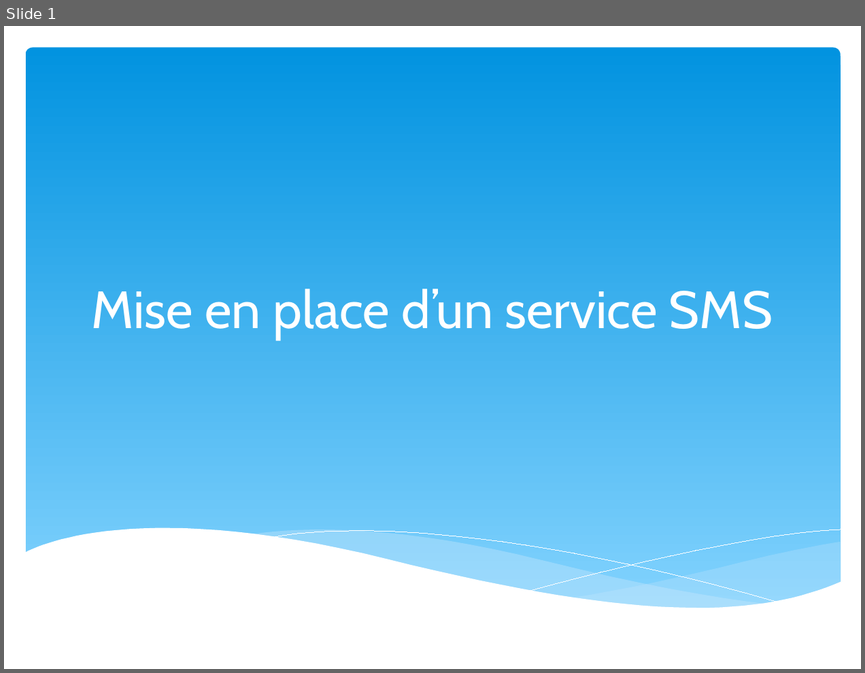
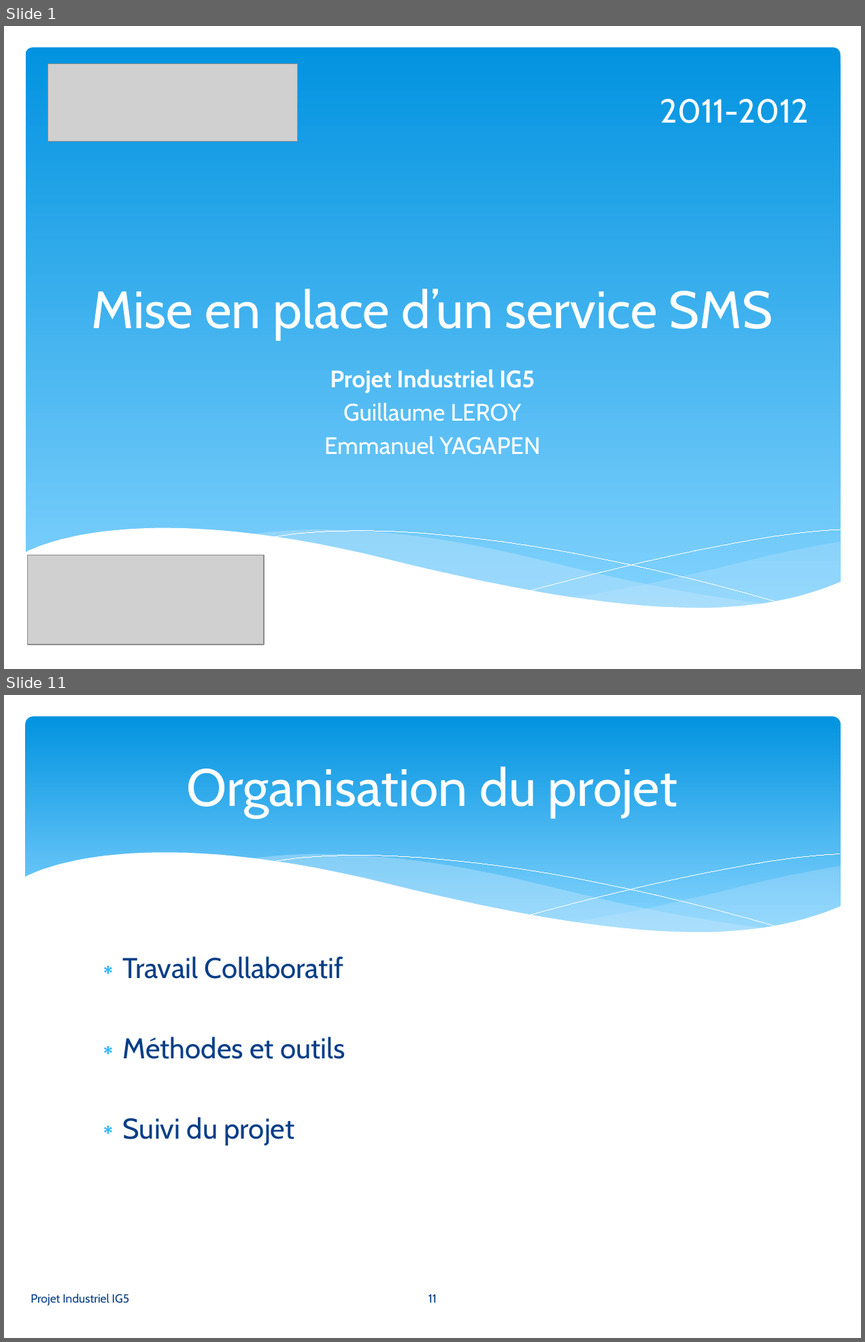
Before and after one commit to gyagapen/Synox, a slide deck: Docs/Powerpoint/Presentation_synox_v1.pptx. Shown one above the other, each under a label of ours: slide 1 before the commit, slides 1 and 11 after it; the slides between them are not shown. The pictures are 865x673 and 865x1342 pixels, drawn with LibreOffice and Linux fonts; fonts in the diff are those of the drawing; grey boxes stand for pictures. Boxes give left, top, right and bottom in pixels: in the first picture for what was removed or moved away, otherwise in the second. Text is boxed around its words. In the diff, an @@ line names an element or a change of style, - is before the commit and + after.

```diff
--- a/Docs/Powerpoint/Presentation_synox_v1.pptx
+++ b/Docs/Powerpoint/Presentation_synox_v1.pptx
@@ slide 11 added at [4, 695, 861, 1338], background #FFFFFF @@
@@ rounded rectangle added at [26, 717, 840, 948], fill gradient #0293E0 to #83D3FE @@
@@ title added at [187, 766, 678, 817], 44 pt, text #FFFFFF @@
+Organisation du projet
@@ group added at [24, 853, 841, 977]: 5 freeform shapes @@
@@ text added at [123, 956, 345, 1145], 24 pt, text #073E87 @@
+∗ Travail Collaboratif
+∗ Méthodes et outils
+∗ Suivi du projet
@@ text added at [31, 1293, 130, 1305], 10 pt, text #073E87 @@
+Projet Industriel IG5
@@ page number added at [428, 1293, 436, 1302], 10 pt, text #073E87 @@
+11
@@ slide 1 changed as well @@
@@ picture added at [48, 63, 297, 142] @@
@@ text added at [660, 99, 808, 123], 28 pt, text #FFFFFF @@
+2011-2012
@@ subtitle added at [324, 369, 541, 454], 20 pt, text #FFFFFF @@
+Projet Industriel IG5
+Guillaume LEROY
+Emmanuel YAGAPEN
@@ picture added at [28, 554, 264, 643] @@
```
Also in this commit, not shown: 24 other slides added, 1 slide removed, 2 other files.
